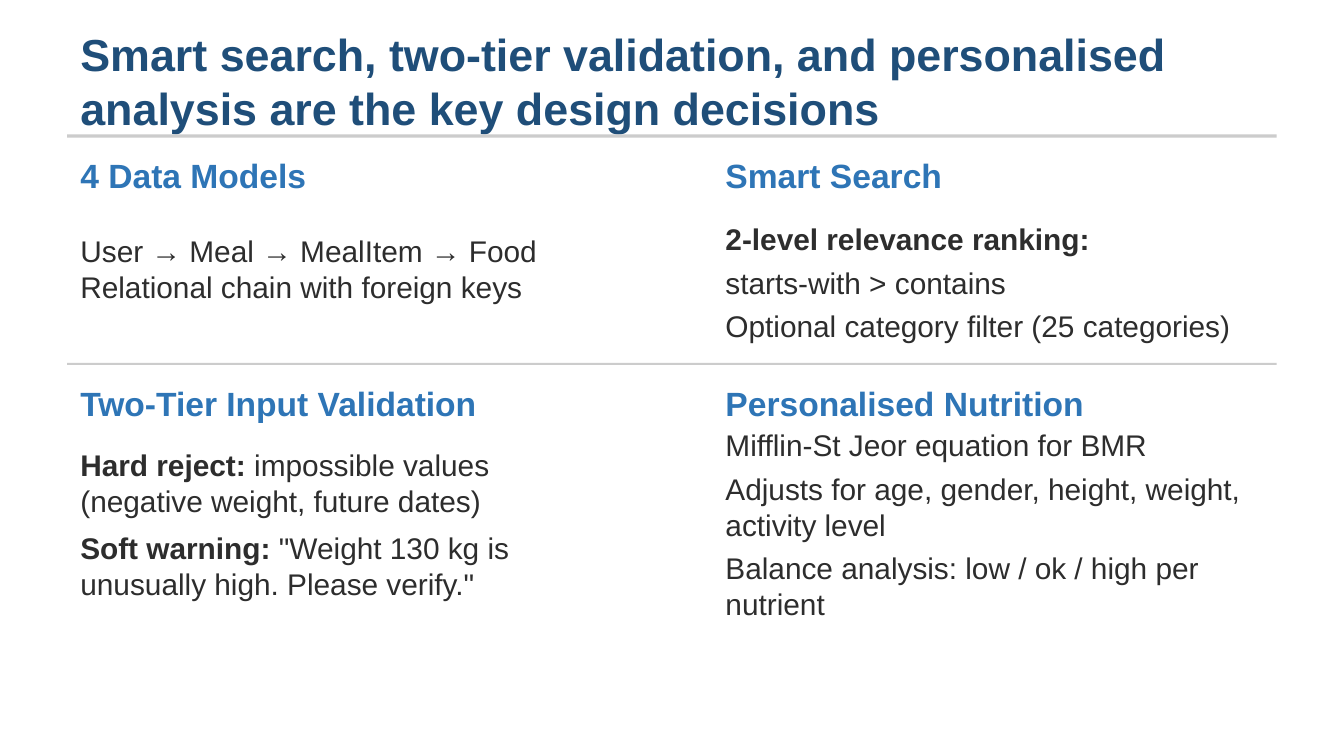
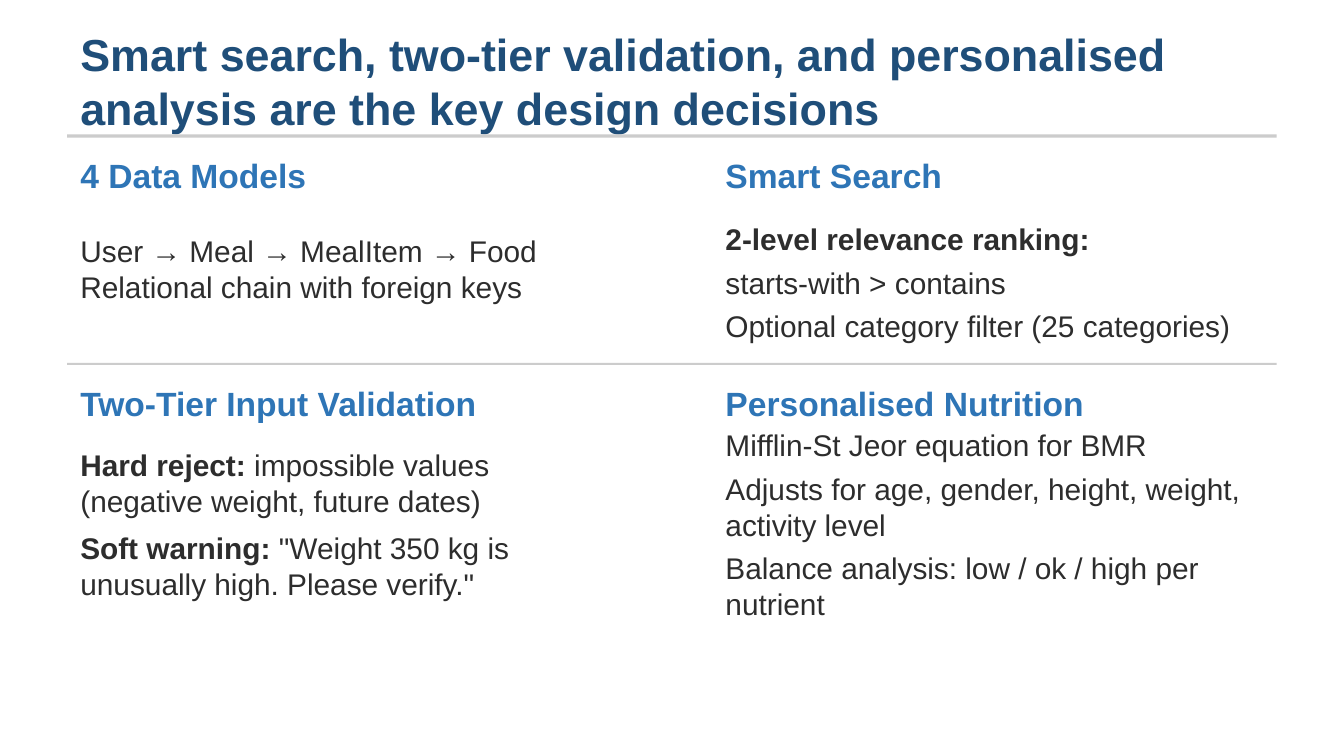
Before and after one commit to lcx-0504/Web-Service-and-Data-CW1, a slide deck: slide 4 of docs/presentation.pptx. Drawn at 1344x756 pixels with LibreOffice and Linux fonts; fonts in the diff are those of the drawing. Boxes give left, top, right and bottom in pixels: in the first picture for what was removed or moved away, otherwise in the second. Text is boxed around its words. In the diff, an @@ line names an element or a change of style, - is before the commit and + after.

Commit message:
docs: fix doc-code inconsistencies, complete pyproject.toml deps, update PDFs
- api-documentation.md: POST/PUT meals 404→400 for food_id, add PUT errors,
  quantity/height/weight ranges corrected to >0, weight example 350, remove phantom warning
- technical-report.md: 130kg→300/350kg, test_integration→test_api, httpx→requests, --base-url
- pyproject.toml: add email-validator, python-multipart, bcrypt<5.0; fix dev deps
- requirements.txt: add alembic
- README.md: remove redundant pip install, add MCP deps, fix categories 28→25,
  fix test refs, improve Quick Start flow

```diff
--- a/docs/presentation.pptx
+++ b/docs/presentation.pptx
@@ text at (x1=80, y1=537, x2=510, y2=600): text changed @@
-Soft warning: "Weight 130 kg is unusually high. Please verify."
+Soft warning: "Weight 350 kg is unusually high. Please verify."
```
Also in this commit, not shown: 8 other files.
